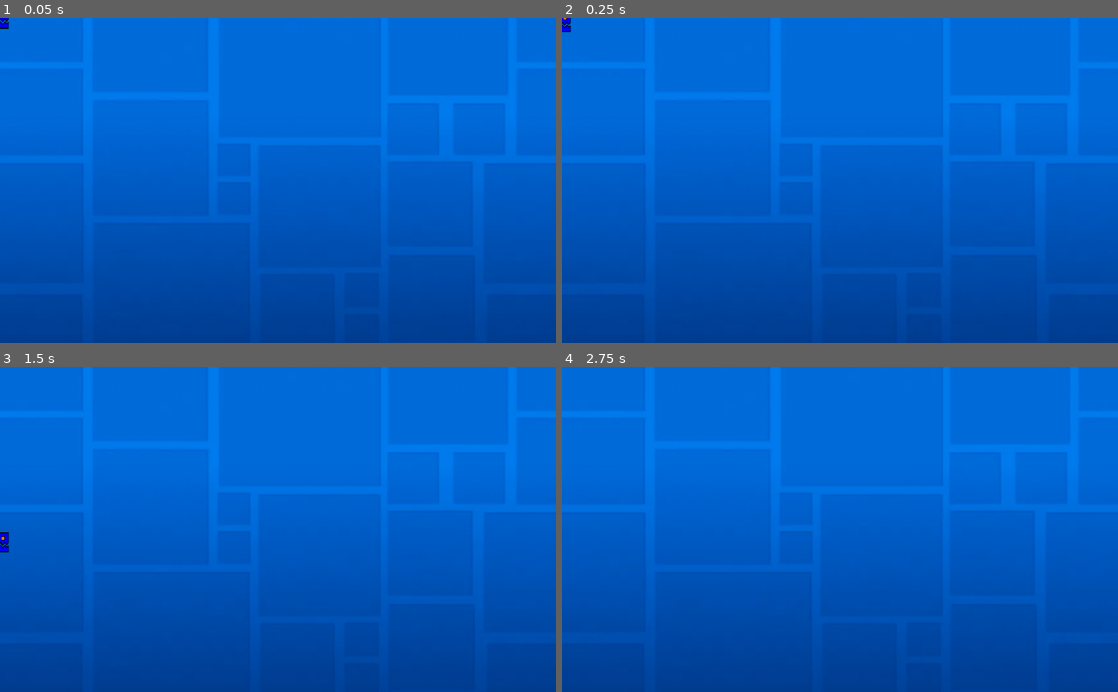
Above: before the commit, frames 1-4 (two rows, left to right).
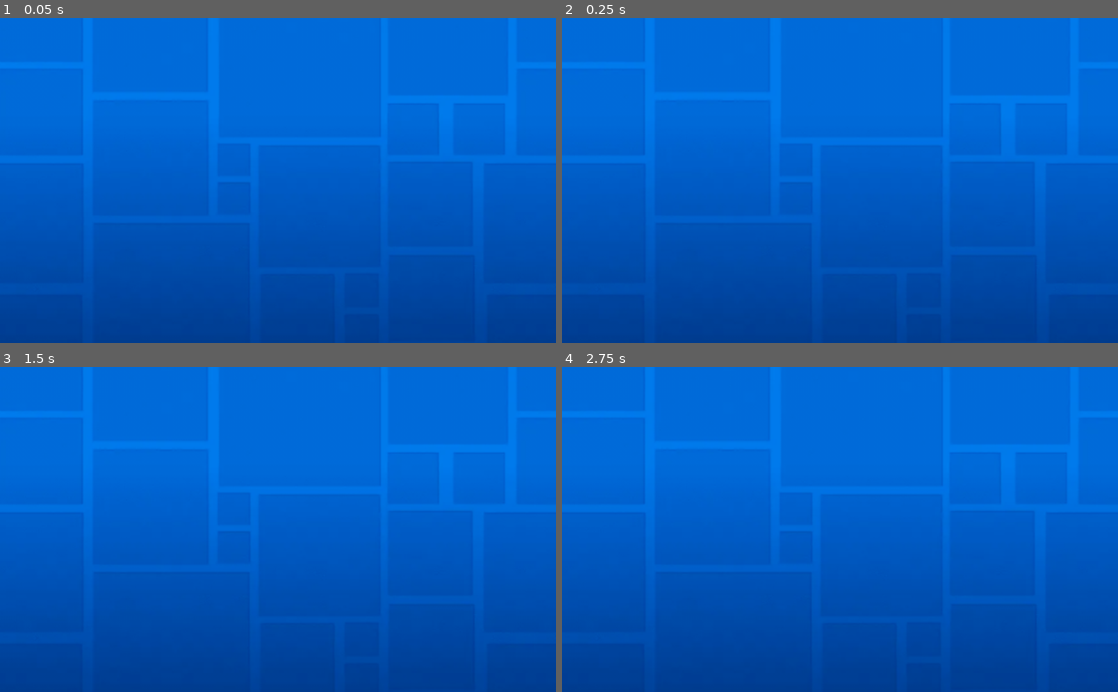
Above: after the commit, the same moments.

Repository: janacaballero/jooc
Game: Godot game, scene res://jooc.tscn
Two runs of this game, one before a commit and one after it. Both use one fixed random seed, a clock stepped at 60 frames per second and the inputs below. The project has no main scene, so this scene is started directly.
Inputs:
- Up to frame 1 (0.05 s): no input
- Up to frame 2 (0.25 s): no input
- Up to frame 3 (1.5 s): hold Down (baixa) 0.53-1.28 s; tap W (puja) at 0.8, 1.35 s
- Up to frame 4 (2.75 s): tap Down (baixa) at 1.55 s; hold Down (baixa) from 2.03 s (still down); tap W (puja) at 2.3 s

The runs differ from the first frame. In frame 1, less than 0.1% of the frame differs, in the area x 0-2%, y 0-4%; in frame 2, less than 0.1%; in frame 3, 0.1%, in the area x 0-2%, y 50-58%; in frame 4, nothing differs.

Commit message:
continuació joc

Diff:
--- a/Jooc/Trianglee.tscn
+++ b/Jooc/Trianglee.tscn
@@ -6,9 +6,9 @@
 
 [node name="CollisionPolygon2D" type="CollisionPolygon2D" parent="."]
 position = Vector2( 75, 9 )
-polygon = PoolVector2Array( 46, -4, 83, 69, 15, 72 )
+polygon = PoolVector2Array( 36, -2, 61, 52, 10, 52 )
 
 [node name="Sprite" type="Sprite" parent="."]
-position = Vector2( 121.75, 41.5 )
-scale = Vector2( 0.129444, 0.148333 )
+position = Vector2( 110.25, 31.5 )
+scale = Vector2( 0.103889, 0.115 )
 texture = ExtResource( 1 )
--- a/Jooc/figura.gd
+++ b/Jooc/figura.gd
@@ -1,28 +1,28 @@
 extends KinematicBody2D
-var velocitat := 100
+var velocitat := 200
 var moviment := Vector2.ZERO
-var gravetat := Vector2.DOWN * 100
+var gravetat := Vector2.DOWN * 300
 var direccio := Vector2.ZERO
+var salt := 270
 
 
 # Called when the node enters the scene tree for the first time.
 func _ready():
-	position = Vector2(0, 0)
-	scale = Vector2(1,1)
-
+	pass
 
 # Called every frame. 'delta' is the elapsed time since the previous frame.
 func _process(delta):
-	moviment += gravetat * delta
+	moviment.x = 0
+	direccio.x = 0
+
 	if Input.is_action_pressed("ves_dreta"):
 		direccio += Vector2.RIGHT
 	if Input.is_action_pressed("ves_esq"):
 		direccio += Vector2.LEFT
-	if Input.is_action_pressed("baixa"):
-		direccio += Vector2.DOWN
-	if Input.is_action_pressed("puja"):
-		direccio += Vector2.UP
+	if Input.is_action_pressed("puja") and is_on_floor():
+		moviment.y = -salt
 
 	move_and_slide(direccio.normalized() * velocitat)
 	moviment += gravetat * delta
-	move_and_slide(moviment)
+
+	moviment = move_and_slide(moviment, Vector2.UP)
--- a/Jooc/figura.tscn
+++ b/Jooc/figura.tscn
@@ -3,15 +3,18 @@
 [ext_resource path="res://iconoo.png" type="Texture" id=1]
 
 [sub_resource type="RectangleShape2D" id=1]
-extents = Vector2( 18, 19 )
+extents = Vector2( 27, 27.5 )
 
 [node name="KinematicBody2D" type="KinematicBody2D"]
 
 [node name="Sprite" type="Sprite" parent="."]
-position = Vector2( -1, 1.00001 )
-scale = Vector2( 0.112903, 0.119355 )
+position = Vector2( 8.25002, -7.74998 )
+scale = Vector2( 0.172581, 0.175807 )
 texture = ExtResource( 1 )
 
 [node name="CollisionShape2D" type="CollisionShape2D" parent="."]
-position = Vector2( -1, 1 )
+position = Vector2( 8, -7.5 )
 shape = SubResource( 1 )
+
+[node name="Camera2D" type="Camera2D" parent="."]
+position = Vector2( 409, -239 )
--- a/Jooc/jooc.tscn
+++ b/Jooc/jooc.tscn
@@ -6,6 +6,7 @@
 [ext_resource path="res://fons.png" type="Texture" id=4]
 [ext_resource path="res://quadrat.tscn" type="PackedScene" id=5]
 [ext_resource path="res://Trianglee.tscn" type="PackedScene" id=6]
+[ext_resource path="res://plataformes.tscn" type="PackedScene" id=7]
 
 [node name="Node2D" type="Node2D"]
 
@@ -20,14 +21,50 @@
 texture = ExtResource( 4 )
 
 [node name="figura" parent="." instance=ExtResource( 1 )]
-position = Vector2( 18, 779 )
+position = Vector2( 100, 779 )
 script = ExtResource( 3 )
 
 [node name="terra" parent="." instance=ExtResource( 2 )]
 position = Vector2( -21, 800 )
 
 [node name="quadrat" parent="." instance=ExtResource( 5 )]
-position = Vector2( 313, 785 )
+position = Vector2( 298, 772 )
 
 [node name="Triangles" parent="." instance=ExtResource( 6 )]
-position = Vector2( 260, 718 )
+position = Vector2( 244, 738 )
+
+[node name="Triangles2" parent="." instance=ExtResource( 6 )]
+position = Vector2( 631, 738 )
+
+[node name="Triangles3" parent="." instance=ExtResource( 6 )]
+position = Vector2( 580, 738 )
+
+[node name="Triangles4" parent="." instance=ExtResource( 6 )]
+position = Vector2( 530, 738 )
+
+[node name="Triangles5" parent="." instance=ExtResource( 6 )]
+position = Vector2( 345, 740 )
+
+[node name="Triangles6" parent="." instance=ExtResource( 6 )]
+position = Vector2( 294, 739 )
+
+[node name="Triangles7" parent="." instance=ExtResource( 6 )]
+position = Vector2( 1421, 738 )
+
+[node name="Triangles8" parent="." instance=ExtResource( 6 )]
+position = Vector2( 1369, 738 )
+
+[node name="Triangles9" parent="." instance=ExtResource( 6 )]
+position = Vector2( 1318, 738 )
+
+[node name="Triangles10" parent="." instance=ExtResource( 6 )]
+position = Vector2( 1267, 738 )
+
+[node name="plataformes" parent="." instance=ExtResource( 7 )]
+position = Vector2( 901, 710 )
+
+[node name="plataformes2" parent="." instance=ExtResource( 7 )]
+position = Vector2( 1125, 711 )
+
+[node name="plataformes3" parent="." instance=ExtResource( 7 )]
+position = Vector2( 1126, 622 )
--- /dev/null
+++ b/Jooc/plataformes.tscn
@@ -0,0 +1,16 @@
+[gd_scene load_steps=2 format=2]
+
+[sub_resource type="RectangleShape2D" id=1]
+extents = Vector2( 114.5, 46.5 )
+
+[node name="plataformes" type="StaticBody2D"]
+position = Vector2( 5, 2 )
+
+[node name="ColorRect" type="ColorRect" parent="."]
+margin_right = 222.0
+margin_bottom = 89.0
+color = Color( 0.0862745, 0.0588235, 0.933333, 1 )
+
+[node name="CollisionShape2D" type="CollisionShape2D" parent="."]
+position = Vector2( 111.5, 43.5 )
+shape = SubResource( 1 )
--- a/Jooc/quadrat.tscn
+++ b/Jooc/quadrat.tscn
@@ -1,16 +1,17 @@
-[gd_scene load_steps=3 format=2]
-
-[ext_resource path="res://cuadrat.png" type="Texture" id=1]
+[gd_scene load_steps=2 format=2]
 
 [sub_resource type="RectangleShape2D" id=1]
-extents = Vector2( 15, 15 )
+extents = Vector2( 22.5, 22 )
 
 [node name="quadrat" type="StaticBody2D"]
 
-[node name="Sprite" type="Sprite" parent="."]
-position = Vector2( -7.62939e-06, 7.62939e-06 )
-scale = Vector2( 0.0934504, 0.0961538 )
-texture = ExtResource( 1 )
+[node name="CollisionShape2D" type="CollisionShape2D" parent="."]
+position = Vector2( 7.5, 7 )
+shape = SubResource( 1 )
 
-[node name="CollisionShape2D" type="CollisionShape2D" parent="."]
-shape = SubResource( 1 )
+[node name="ColorRect" type="ColorRect" parent="."]
+margin_left = -15.0
+margin_top = -15.0
+margin_right = 30.0
+margin_bottom = 29.0
+color = Color( 0.0352941, 0.0705882, 0.976471, 1 )
Not shown: 1 places in Jooc/jooc.tscn that only renumber resources
